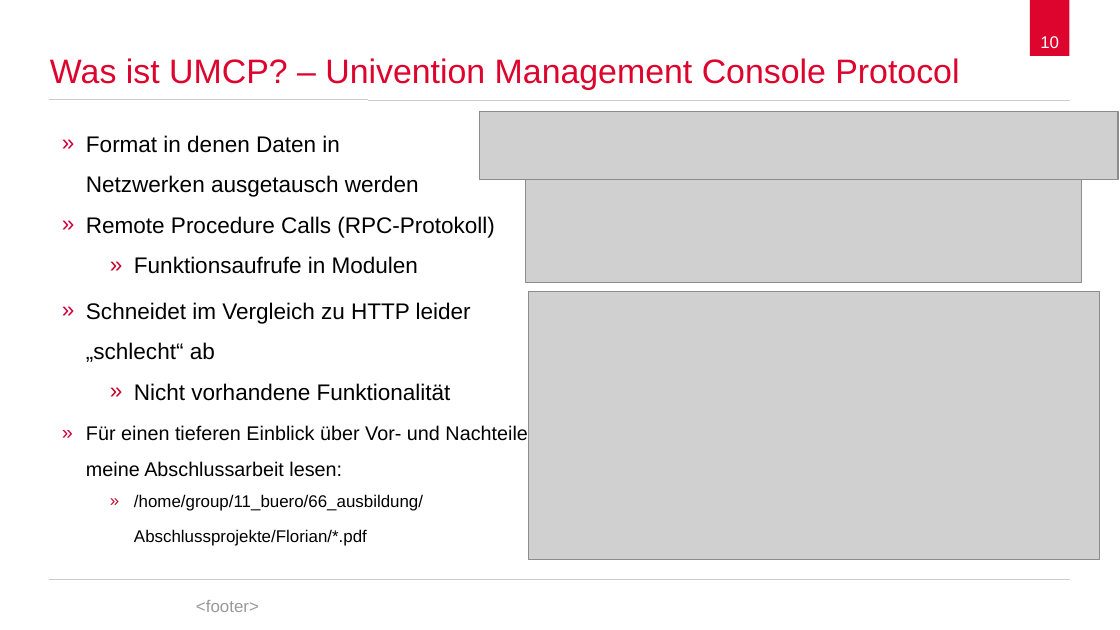
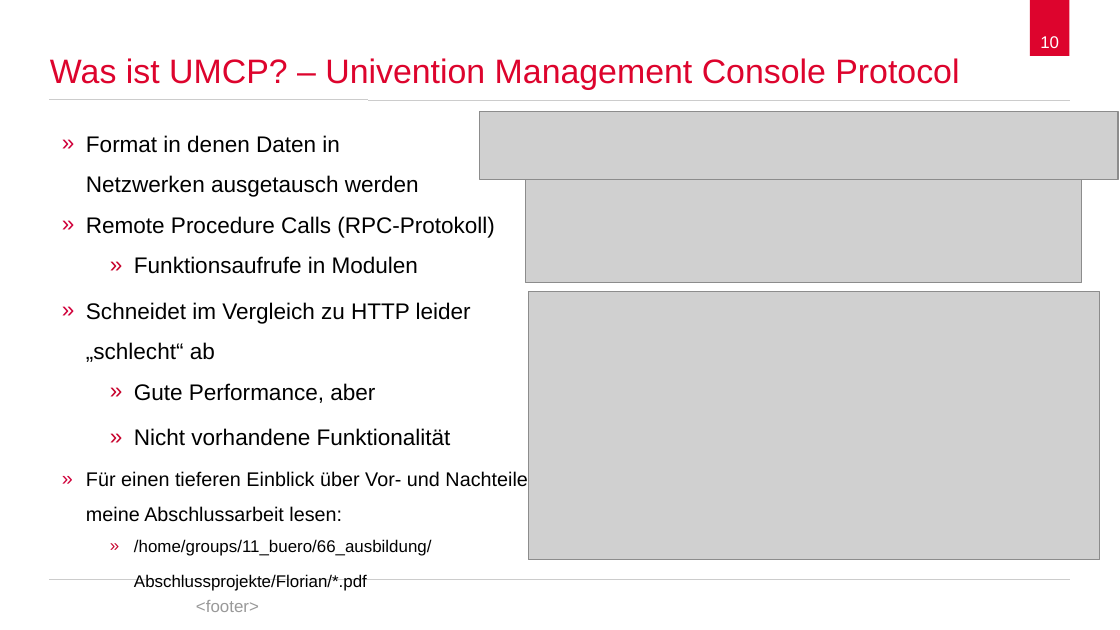
Before and after one commit to spaceone/presentations, a slide deck: slide 10 of univention-management-console/univention-management-console.odp. Drawn at 1120x630 pixels with LibreOffice and Linux fonts; fonts in the diff are those of the drawing; grey boxes stand for pictures; background and template pictures are left out. Boxes give left, top, right and bottom in pixels: in the first picture for what was removed or moved away, otherwise in the second. Text is boxed around its words. In the diff, an @@ line names an element or a change of style, - is before the commit and + after.

```diff
--- a/univention-management-console/univention-management-console.odp
+++ b/univention-management-console/univention-management-console.odp
@@ text at box(134, 383, 375, 403): paragraph added @@
+    » Gute Performance, aber
@@ text at box(134, 539, 432, 556): text changed @@
-    » /home/group/11_buero/66_ausbildung/
+    » /home/groups/11_buero/66_ausbildung/
```
Also in this commit, not shown: 9 other slides changed, 2 slides added, 2 slides removed.
